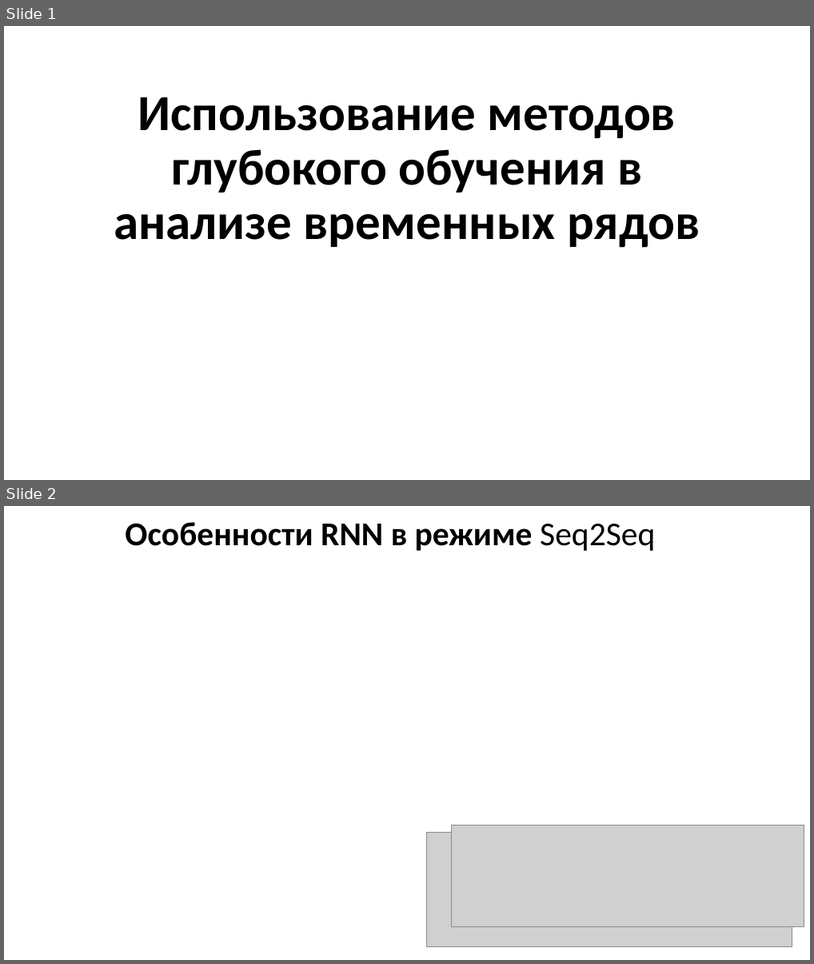
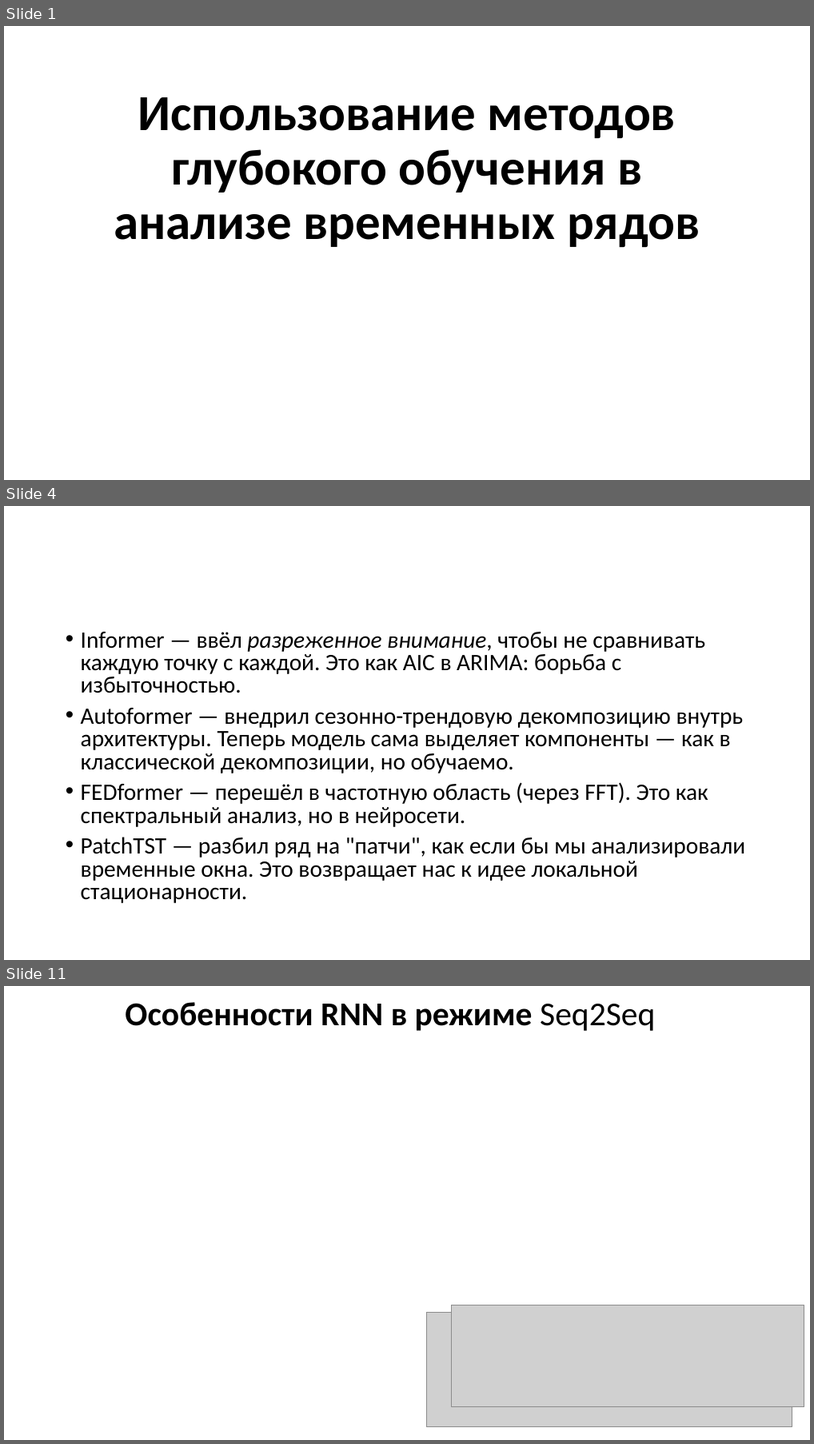
Before and after one commit to MVRonkin/TimeSeriesCourse, a slide deck: 2025/LEC/07-4 Foundation.pptx. Shown one above the other, each under a label of ours: slides 1 and 2 before the commit, slides 1, 4 and 11 after it; the slides between them are not shown. The pictures are 814x964 and 814x1444 pixels, drawn with LibreOffice and Linux fonts; fonts in the diff are those of the drawing; grey boxes stand for pictures. Boxes give left, top, right and bottom in pixels: in the first picture for what was removed or moved away, otherwise in the second. Text is boxed around its words. In the diff, an @@ line names an element or a change of style, - is before the commit and + after.

```diff
--- a/2025/LEC/07-4 Foundation.pptx
+++ b/2025/LEC/07-4 Foundation.pptx
@@ slide 4 added at (4, 506, 810, 960), background #FFFFFF @@
@@ text added at (81, 632, 746, 903), 28 pt, text #000000 @@
+• Informer — ввёл разреженное внимание, чтобы не сравнивать каждую точку с каждой. Это как AIC в ARIMA: борьба с избыточностью.
+• Autoformer — внедрил сезонно-трендовую декомпозицию внутрь архитектуры. Теперь модель сама выделяет компоненты — как в классической декомпозиции, но обучаемо.
+• FEDformer — перешёл в частотную область (через FFT). Это как спектральный анализ, но в нейросети.
+• PatchTST — разбил ряд на "патчи", как если бы мы анализировали временные окна. Это возвращает нас к идее локальной стационарности.
@@ what was slide 2 is now slide 11 @@
```
Also in this commit, not shown: 8 other slides added.
